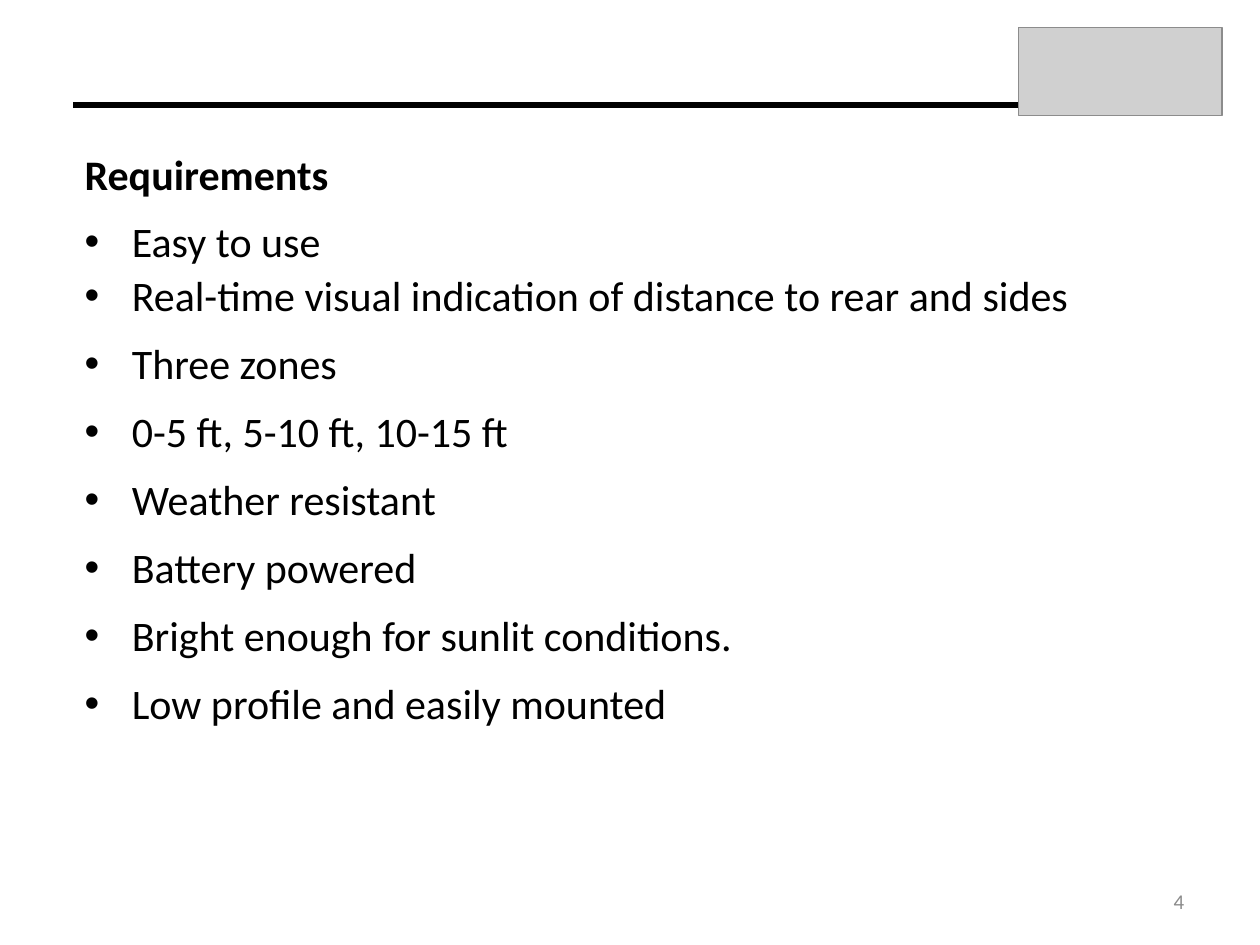
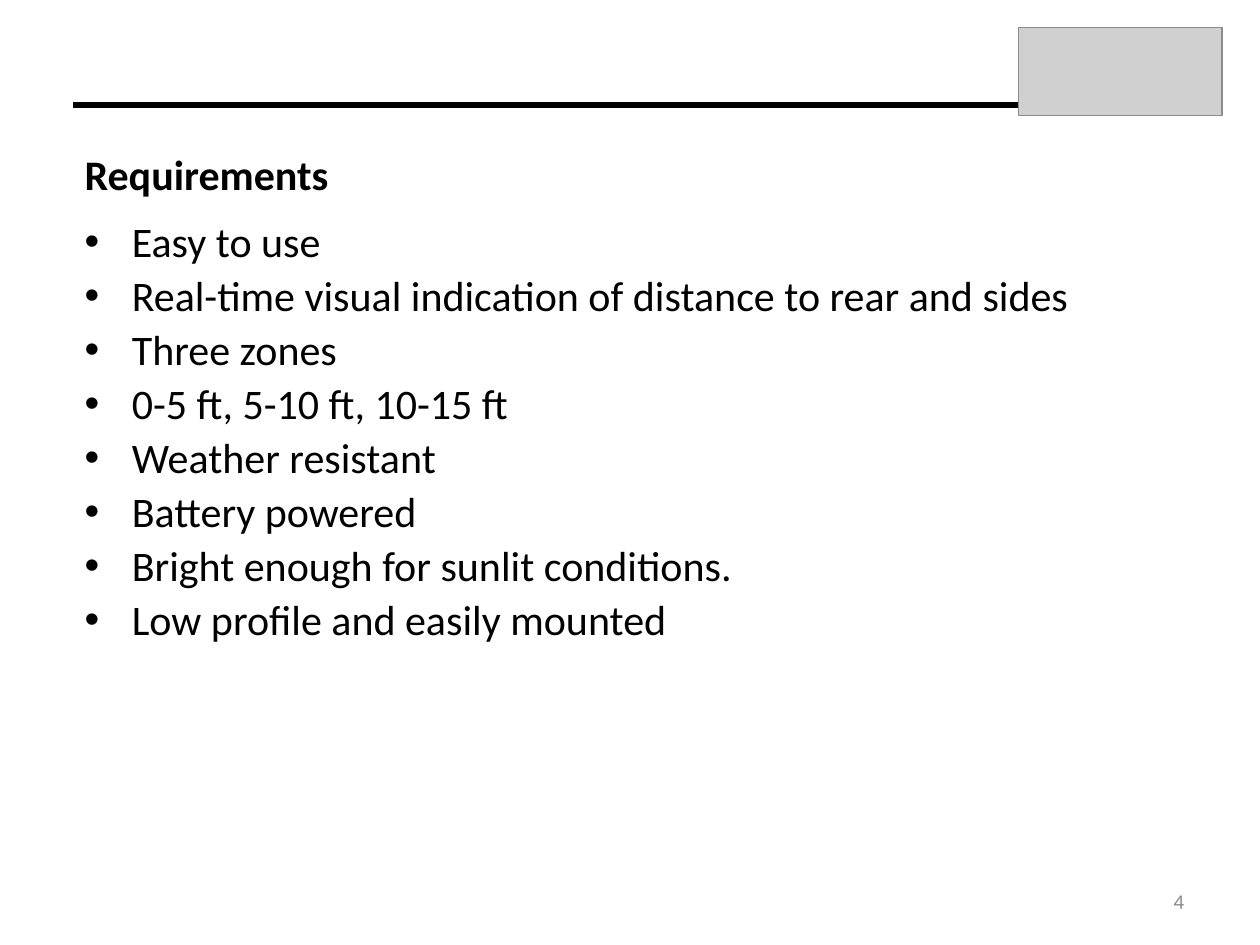
Before and after one commit to dfrister/Practicum2014, a slide deck: slide 4 of Presentation/T04_Presentation.pptx. Drawn at 1260x945 pixels with LibreOffice and Linux fonts; fonts in the diff are those of the drawing; grey boxes stand for pictures. Boxes give left, top, right and bottom in pixels: in the first picture for what was removed or moved away, otherwise in the second. Text is boxed around its words. In the diff, an @@ line names an element or a change of style, - is before the commit and + after.

```diff
--- a/Presentation/T04_Presentation.pptx
+++ b/Presentation/T04_Presentation.pptx
@@ text at (132,281,1068,642): less space between paragraphs @@
```
Also in this commit, not shown: 1 other slide changed, 6 slides added, 5 slides removed, 5 other files.
